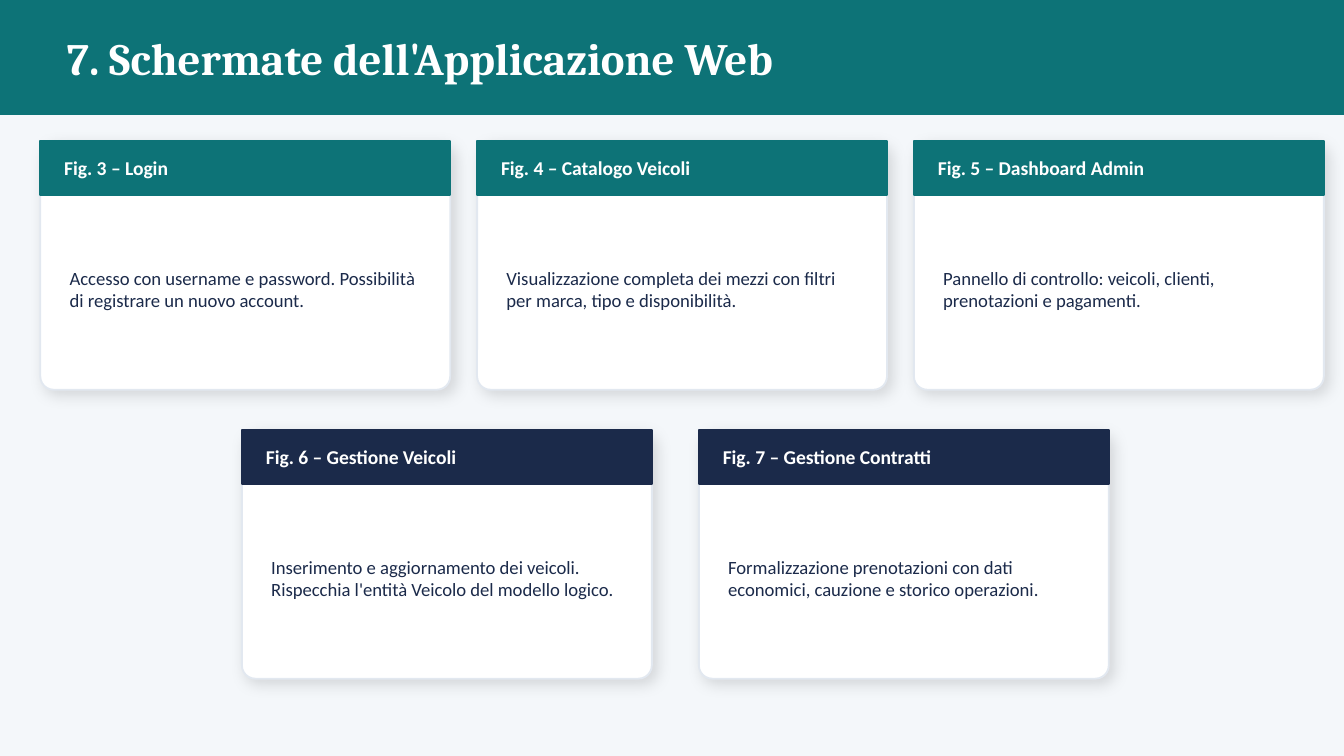
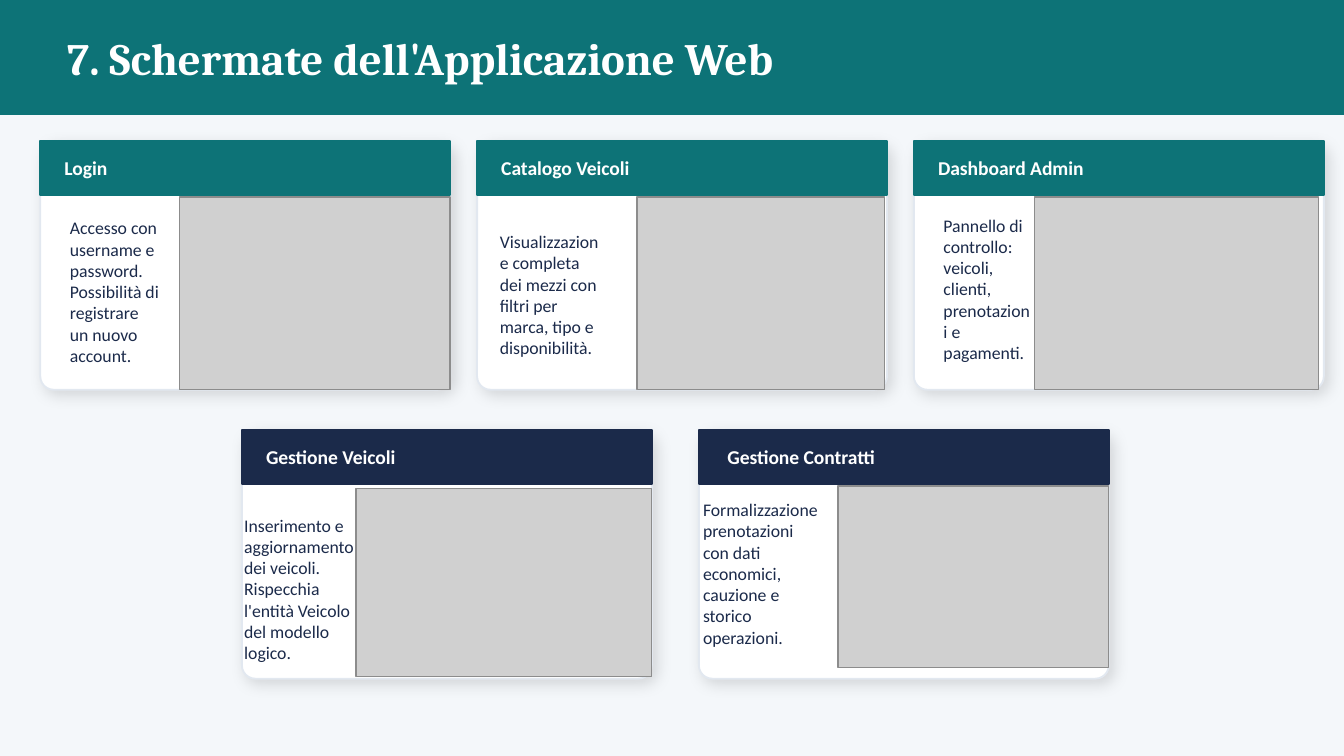
Before and after one commit to vincenzocennamo1/Progetto_Basi_dati_Noleggio, a slide deck: slide 12 of Noleggio_Veicoli_DB.pptx. Drawn at 1344x756 pixels with LibreOffice and Linux fonts; fonts in the diff are those of the drawing; grey boxes stand for pictures. Boxes give left, top, right and bottom in pixels: in the first picture for what was removed or moved away, otherwise in the second. Text is boxed around its words. In the diff, an @@ line names an element or a change of style, - is before the commit and + after.

Commit message:
Aggiorna presentazione database noleggio

```diff
--- a/Noleggio_Veicoli_DB.pptx
+++ b/Noleggio_Veicoli_DB.pptx
@@ text at <box>64,161,107,179</box>: text changed @@
-Fig. 3 – Login
+Login
@@ text at <box>501,161,629,179</box>: text changed @@
-Fig. 4 – Catalogo Veicoli
+Catalogo Veicoli
@@ text at <box>938,161,1083,175</box>: text changed @@
-Fig. 5 – Dashboard Admin
+Dashboard Admin
@@ picture added at <box>179,198,450,390</box> @@
@@ picture added at <box>637,198,884,390</box> @@
@@ picture added at <box>1035,198,1318,390</box> @@
@@ size 10 to 9.5 pt in 5 elements at <box>943,219,1024,362</box>, <box>703,503,818,647</box>, <box>70,222,158,362</box>, <box>244,520,354,662</box>, <box>500,256,597,357</box> @@
@@ text "Visualizzazione completa dei mezzi con ...": place and size @@
-text "Visualizzazione completa dei mezzi con ..." at <box>506,272,835,310</box>
+text "Visualizzazione completa dei mezzi con ..." at <box>500,256,597,357</box>
@@ text at <box>266,450,395,464</box>: text changed @@
-Fig. 6 – Gestione Veicoli
+Gestione Veicoli
@@ text at <box>727,450,875,464</box>: text changed @@
-Fig. 7 – Gestione Contratti
+Gestione Contratti
@@ text "Inserimento e aggiornamento dei veicoli. ...": place and size @@
-text "Inserimento e aggiornamento dei veicoli. ..." at <box>271,561,613,599</box>
+text "Inserimento e aggiornamento dei veicoli. ..." at <box>244,520,354,662</box>
@@ picture added at <box>356,488,652,676</box> @@
@@ text "Formalizzazione prenotazioni con dati economici, ...": place and size @@
-text "Formalizzazione prenotazioni con dati economici, ..." at <box>728,561,1038,599</box>
+text "Formalizzazione prenotazioni con dati economici, ..." at <box>703,503,818,647</box>
@@ picture added at <box>837,487,1109,668</box> @@
```
Also in this commit, not shown: 10 other slides changed.
